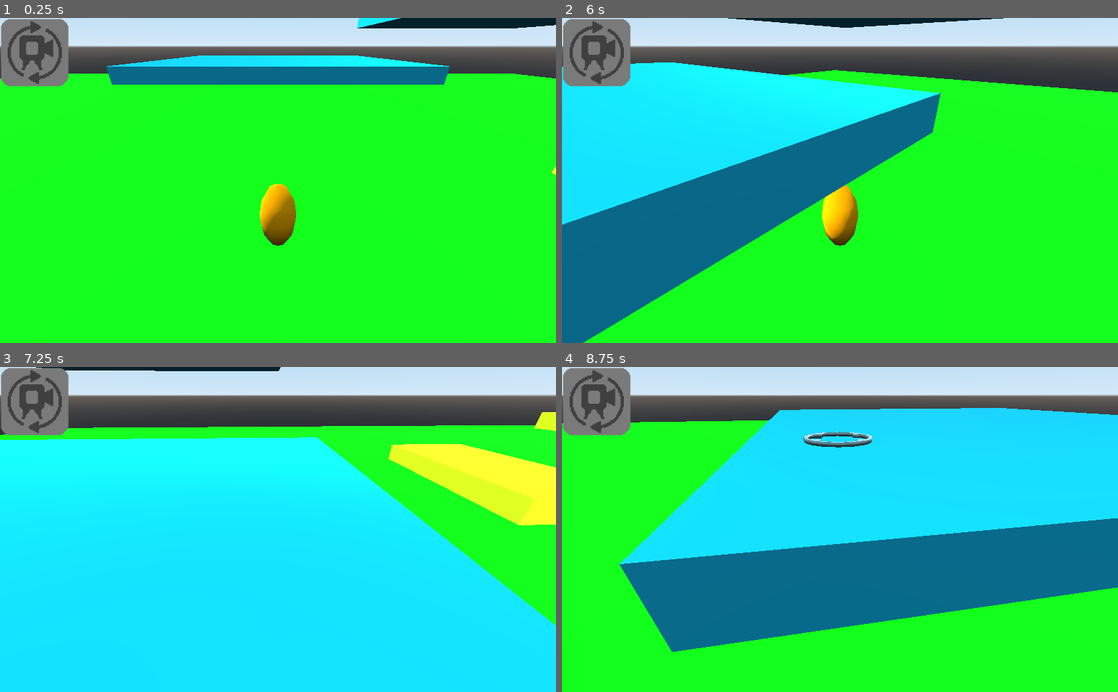
Above: before the commit, frames 1-4 (two rows, left to right).
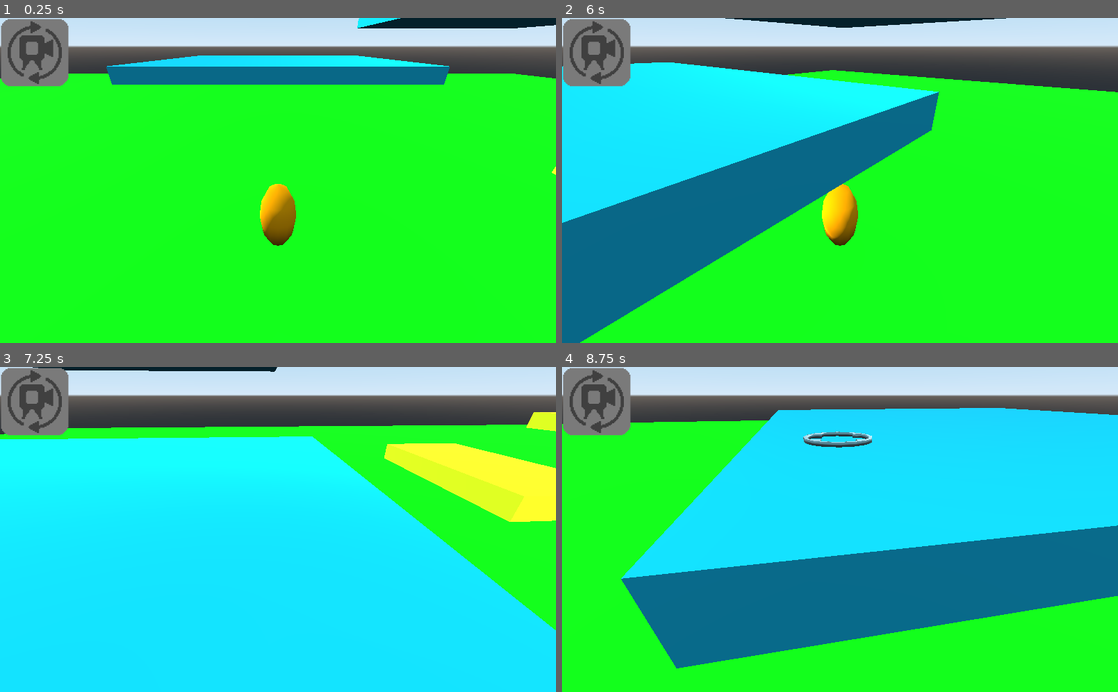
Above: after the commit, the same moments.

Repository: albesca/Test3dPlatformer
Game: Godot game, scene res://Assets/Scenes/Level.tscn
The game is run twice, just before and just after one commit, with the same random seed, the same clock (stepped at 60 frames per second) and the same inputs.
Inputs (mouse positions are in pixels of both pictures, inside the frame that each line leads up to):
- Up to frame 1 (0.25 s): no input
- Up to frame 2 (6 s): tap Enter at 0.5 s; move the mouse to (962, 164) at 0.52 s; click (962, 164) at 0.67 s; drag from (728, 196) to (812, 245) at 1.27 s; move the mouse to (895, 109) at 2.02 s; click (895, 109) at 2.17 s; drag from (812, 245) to (673, 131) at 2.77 s; tap Space at 3.5 s; move the mouse to (1006, 229) at 3.52 s; click (1006, 229) at 3.67 s; drag from (673, 131) to (756, 99) at 4.27 s; move the mouse to (867, 180) at 5.02 s; click (867, 180) at 5.17 s; drag from (756, 99) to (728, 196) at 5.77 s
- Up to frame 3 (7.25 s): tap Enter at 6.5 s; move the mouse to (400, 513) at 6.52 s; click (400, 513) at 6.67 s
- Up to frame 4 (8.75 s): drag from (728, 545) to (812, 594) at 7.27 s; move the mouse to (895, 458) at 8.02 s; click (895, 458) at 8.17 s

The runs differ from the first frame. In frame 2, 1.1% of the frame differs, in the area x 0-100%, y 0-100%; in frame 3, 1.3%; in frame 4, 7.1%, in the area x 0-100%, y 12-93%.
Error in both runs: Attempt to call function 'queue_free' in base 'previously freed instance' on a null instance. (res://Assets/Scripts/Level.gd:69)

Commit message:
added ray cast from cameras to player

Diff:
--- a/Assets/Scenes/Player.tscn
+++ b/Assets/Scenes/Player.tscn
@@ -1,6 +1,7 @@
-[gd_scene load_steps=5 format=2]
+[gd_scene load_steps=6 format=2]
 
 [ext_resource path="res://Assets/Scripts/Player.gd" type="Script" id=1]
+[ext_resource path="res://Assets/Scenes/PlayerCamera.tscn" type="PackedScene" id=2]
 
 [sub_resource type="CapsuleShape" id=1]
 radius = 0.5
@@ -37,15 +38,15 @@
 cast_to = Vector3( 0, -0.2, 0 )
 collision_mask = 8
 
-[node name="BackCamera" type="Camera" parent="."]
-transform = Transform( -1, 1.62921e-07, -2.82187e-07, 0, 0.866025, 0.5, 3.25841e-07, 0.5, -0.866025, 0, 5, -5 )
+[node name="BackCamera" parent="." instance=ExtResource( 2 )]
+transform = Transform( -1, -1.62921e-07, 2.82187e-07, 0, 0.866025, 0.5, -3.25841e-07, 0.5, -0.866025, 0, 5, -5 )
 
-[node name="LeftCamera" type="Camera" parent="."]
+[node name="FrontCamera" parent="." instance=ExtResource( 2 )]
+transform = Transform( 1, 0, 0, 0, 0.866025, 0.5, 0, -0.5, 0.866025, 0, 5, 7.5 )
+
+[node name="LeftCamera" parent="." instance=ExtResource( 2 )]
 transform = Transform( -1.62921e-07, -0.5, 0.866025, 0, 0.866025, 0.5, -1, 8.14603e-08, -1.41093e-07, 7.5, 5, 2.5 )
 
-[node name="RightCamera" type="Camera" parent="."]
+[node name="RightCamera" parent="." instance=ExtResource( 2 )]
 transform = Transform( -1.62921e-07, 0.5, -0.866025, 0, 0.866025, 0.5, 1, 8.14603e-08, -1.41093e-07, -7.5, 5, 2.5 )
-
-[node name="FrontCamera" type="Camera" parent="."]
-transform = Transform( 1, 0, 0, 0, 0.866025, 0.5, 0, -0.5, 0.866025, 0, 5, 7.5 )
 [connection signal="input_event" from="." to="." method="jump"]
--- /dev/null
+++ b/Assets/Scenes/PlayerCamera.tscn
@@ -0,0 +1,14 @@
+[gd_scene load_steps=2 format=2]
+
+[ext_resource path="res://Assets/Scripts/PlayerCamera.gd" type="Script" id=1]
+
+[node name="Camera" type="Camera"]
+script = ExtResource( 1 )
+
+[node name="RayCastHead" type="RayCast" parent="."]
+enabled = true
+collision_mask = 8
+
+[node name="RayCastFeet" type="RayCast" parent="."]
+enabled = true
+collision_mask = 8
--- a/Assets/Scripts/Player.gd
+++ b/Assets/Scripts/Player.gd
@@ -10,6 +10,10 @@
 
 func _init():
 	starting_transform = transform
+
+
+func _ready():
+	set_cameras_raycasts()
 
 
 func _process(_delta):
@@ -51,3 +55,14 @@
 	reset_destination()
 	velocity = Vector3.ZERO
 	emit_signal("reset_level")
+
+
+func set_cameras_raycasts():
+	$BackCamera.set_raycasts(global_transform.origin + Vector3(0, 2, 0), \
+			global_transform.origin)
+	$FrontCamera.set_raycasts(global_transform.origin + Vector3(0, 2, 0), \
+			global_transform.origin)
+	$LeftCamera.set_raycasts(global_transform.origin + Vector3(0, 2, 0), \
+			global_transform.origin)
+	$RightCamera.set_raycasts(global_transform.origin + Vector3(0, 2, 0), \
+			global_transform.origin)
--- /dev/null
+++ b/Assets/Scripts/PlayerCamera.gd
@@ -0,0 +1,20 @@
+extends Camera
+
+
+func set_raycasts(player_head_position, player_feet_position):
+	var ray_rotation = transform.basis.get_rotation_quat()
+	var cast_target_feet = global_transform.origin.direction_to(\
+			player_feet_position)
+	cast_target_feet = ray_rotation.inverse().xform(cast_target_feet)
+	cast_target_feet = cast_target_feet * global_transform.origin.distance_to(\
+			player_feet_position)
+	$RayCastFeet.cast_to = cast_target_feet
+	var cast_target_head = global_transform.origin.direction_to(\
+			player_head_position)
+	cast_target_head = ray_rotation.inverse().xform(cast_target_head)
+	cast_target_head = cast_target_head * global_transform.origin.distance_to(\
+			player_head_position)
+	$RayCastHead.cast_to = cast_target_head
+	print(cast_target_feet, cast_target_head)
+	$RayCastFeet.set_deferred("enabled", true)
+	$RayCastHead.set_deferred("enabled", true)
Not shown: 1 places in Assets/Scenes/Level.tscn that only renumber resources
